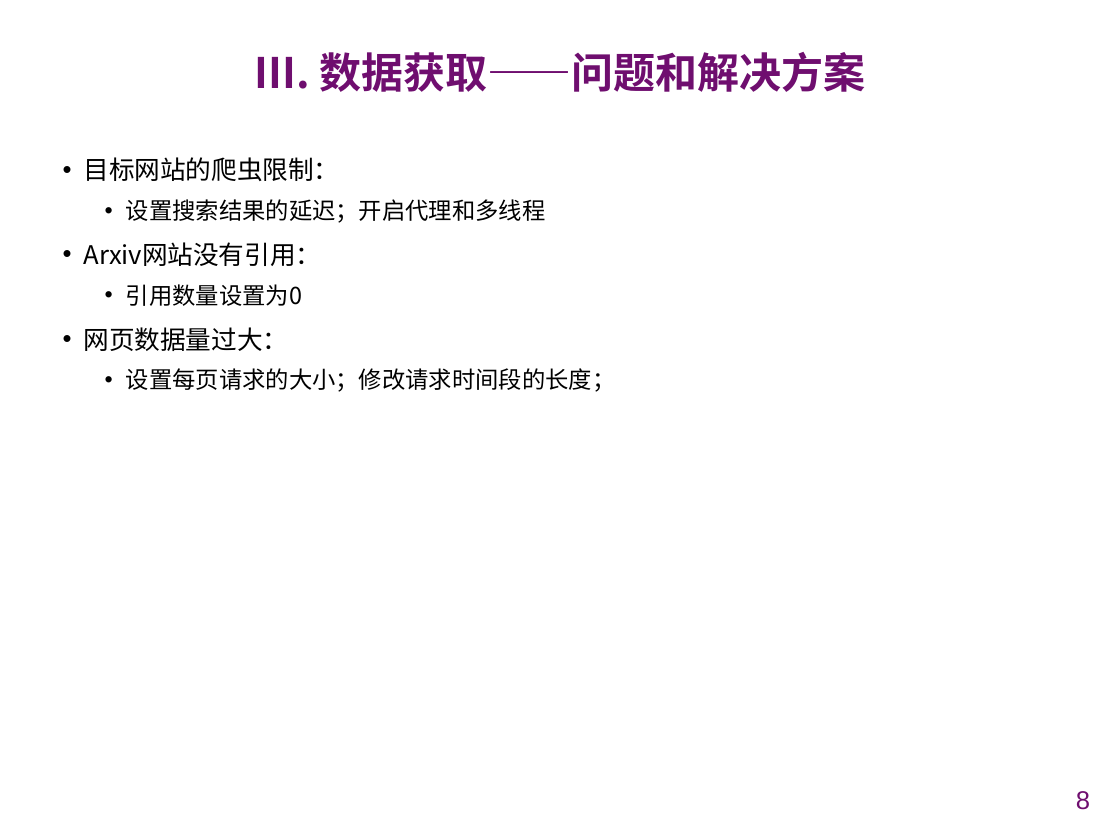
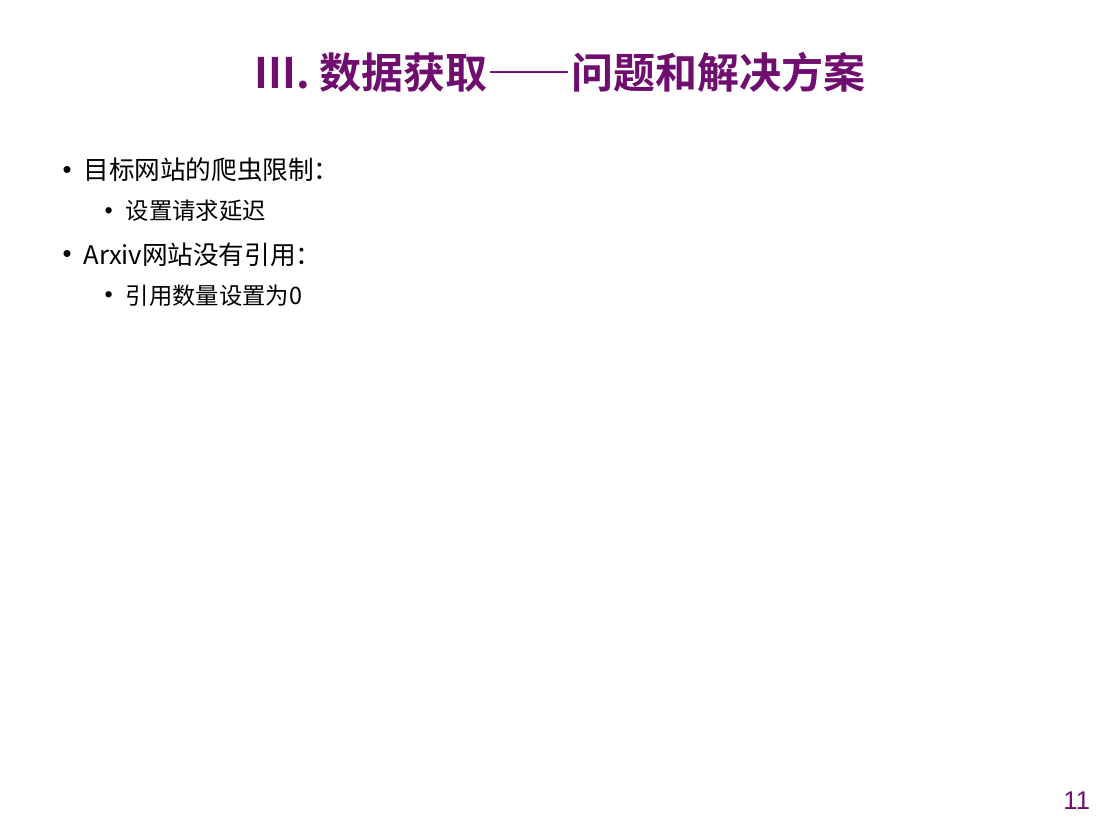
Before and after one commit to chenxiao2402/NJUSE-CloudComputing, a slide deck: slide 11 of PPT/云计算 Streaming 实现汇报.pptx (slide 8 before the commit). Drawn at 1120x840 pixels with LibreOffice and Linux fonts; fonts in the diff are those of the drawing; background and template pictures are left out. Boxes give left, top, right and bottom in pixels: in the first picture for what was removed or moved away, otherwise in the second. Text is boxed around its words. In the diff, an @@ line names an element or a change of style, - is before the commit and + after.

```diff
--- a/PPT/云计算 Streaming 实现汇报.pptx
+++ b/PPT/云计算 Streaming 实现汇报.pptx
@@ text at (126, 199, 266, 221): text changed @@
-  • 设置搜索结果的延迟；开启代理和多线程
+  • 设置请求延迟
@@ text at (84, 327, 616, 392): paragraphs removed @@
-• 网页数据量过大：
-  • 设置每页请求的大小；修改请求时间段的长度；
@@ page number at (1063, 791, 1090, 809): text changed @@
-8
+11
```
Also in this commit, not shown: 9 other slides changed, 8 slides added, 1 other file.
